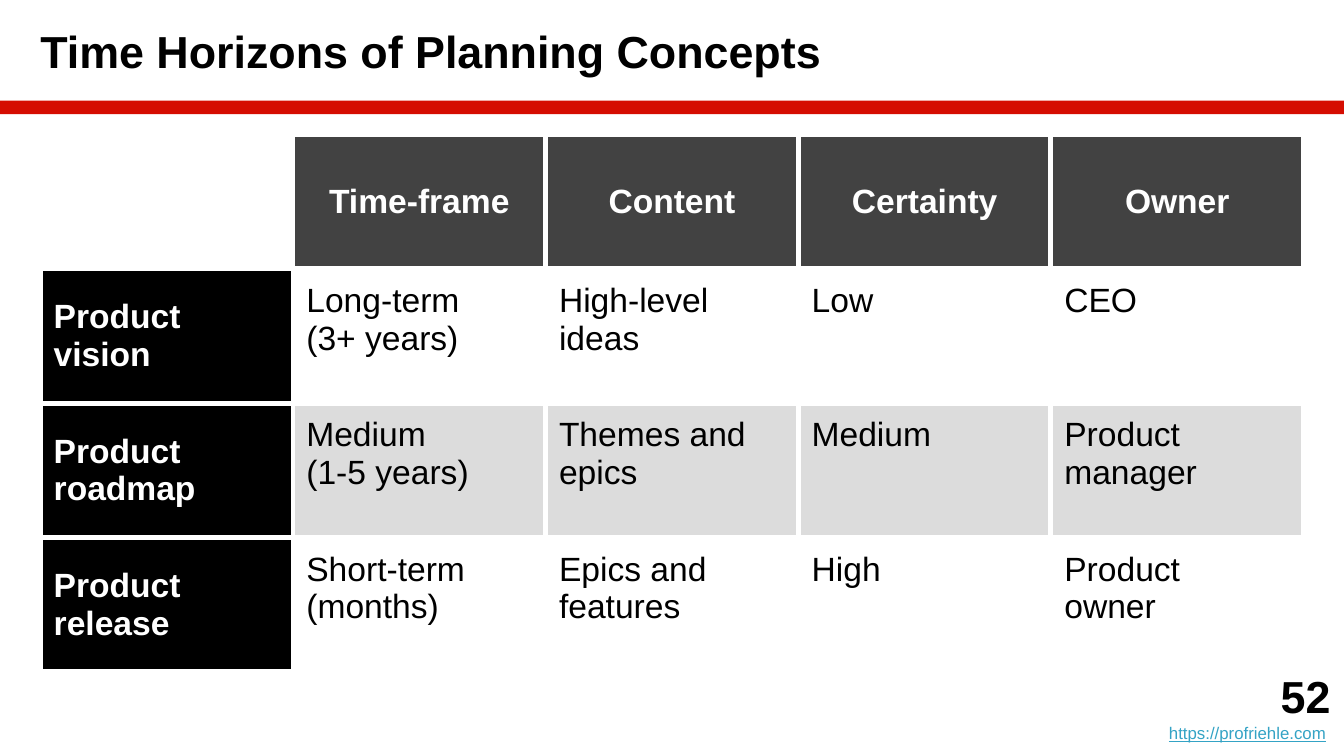
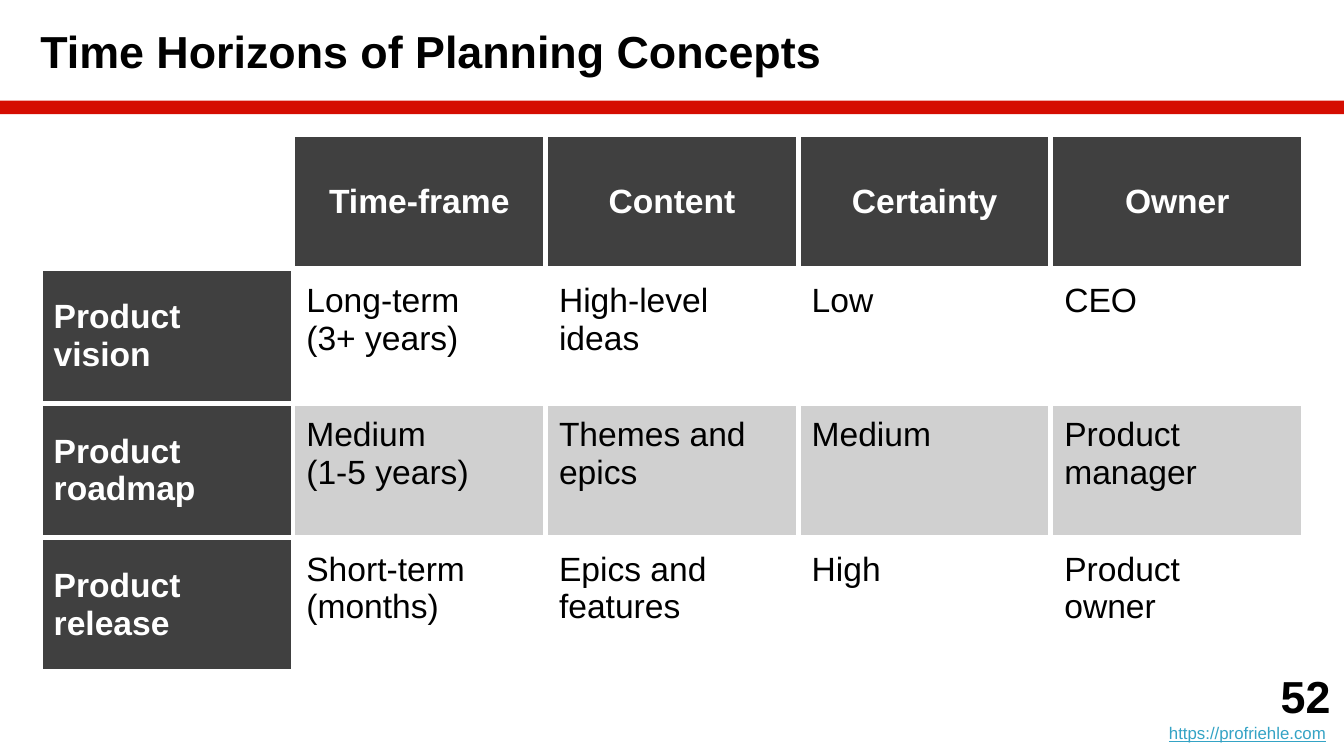
Before and after one commit to dirkriehle/amos-course, a slide deck: slide 52 of Lecture slides/AMOS B04 - Agile Planning.pptx. Drawn at 1344x756 pixels with LibreOffice and Linux fonts; fonts in the diff are those of the drawing. Boxes give left, top, right and bottom in pixels: in the first picture for what was removed or moved away, otherwise in the second. Text is boxed around its words. In the diff, an @@ line names an element or a change of style, - is before the commit and + after.

```diff
--- a/Lecture slides/AMOS B04 - Agile Planning.pptx
+++ b/Lecture slides/AMOS B04 - Agile Planning.pptx
@@ table at [40,134,1304,640] @@
@@ fill #424242 to #404040 in 4 cells @@
@@ fill #000000 to #404040 in 3 cells @@
@@ fill #DCDCDC to #D0D0D0 in 4 cells @@
```
Also in this commit, not shown: 14 other slides changed, 13 other files.
